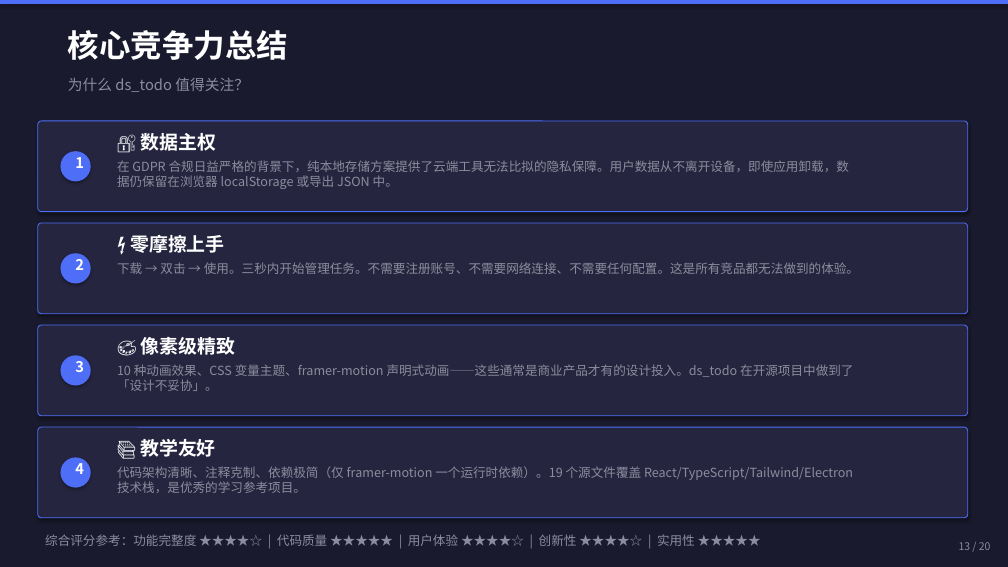
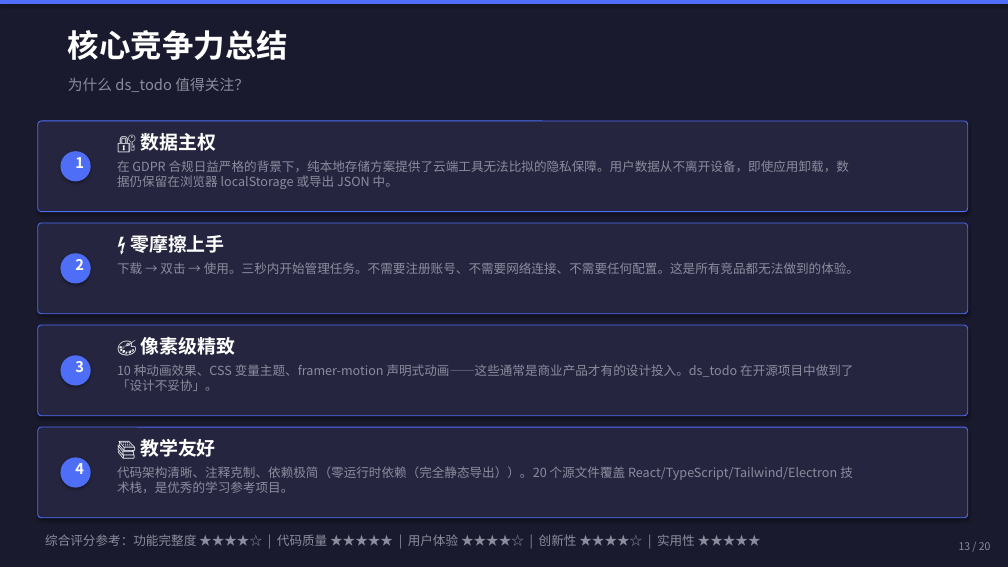
Before and after one commit to jackaaron01/ds_todo, a slide deck: slide 13 of ds_todo_presentation.pptx. Drawn at 1008x567 pixels with LibreOffice and Linux fonts; fonts in the diff are those of the drawing. Boxes give left, top, right and bottom in pixels: in the first picture for what was removed or moved away, otherwise in the second. Text is boxed around its words. In the diff, an @@ line names an element or a change of style, - is before the commit and + after.

```diff
--- a/ds_todo_presentation.pptx
+++ b/ds_todo_presentation.pptx
@@ text at (117,466,853,493): text changed @@
-代码架构清晰、注释克制、依赖极简（仅 framer-motion 一个运行时依赖）。19 个源文件覆盖 React/TypeScript/Tailwind/Electron 技术栈，是优秀的学习参考项目。
+代码架构清晰、注释克制、依赖极简（零运行时依赖（完全静态导出））。20 个源文件覆盖 React/TypeScript/Tailwind/Electron 技术栈，是优秀的学习参考项目。
```
Also in this commit, not shown: 8 other slides changed, 18 other files.
